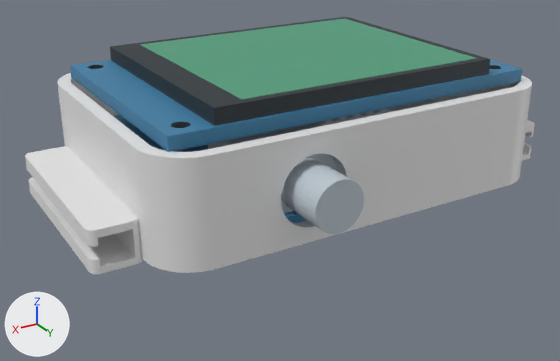
The Blender file esp32s3_watch_box_fit_check.blend as it was, and as the next commit left it.
Rendered twice from a 50 mm lens placed at (50.9, 81.4, 39.6), pointed at (6.8, 7.8, 2.9). Every picture has the same lights, and +X, +Y and +Z are marked at lower left. The older version comes first.

In view in the first picture: 'CASE — move orange cutters to relocate openings', 'Encoder PCB', 'Encoder metal body', 'Encoder shaft', 'LCD PCB — 1.60 mm', 'LCD active area — 32.634×27.972', 'LCD adhesive — 0.30 mm', 'LCD module — 37.43×30.07×1.56' and 3 more.
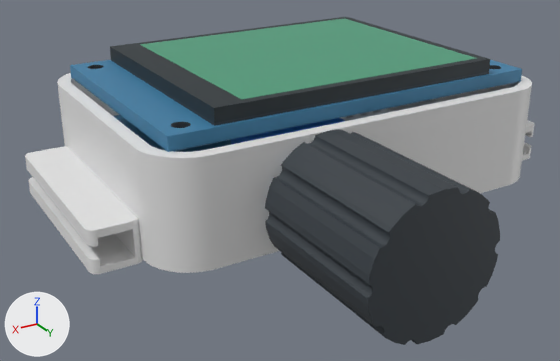
Changed parts and their boxes [x1, y1, x2, y2] in the pictures (560 x 361 px):
'Black grip cap — 15x17 VISUAL REFERENCE', added
    after: [265, 130, 500, 345]
'Encoder shaft', deleted (pale blue)
    before: [281, 157, 364, 234]
'Encoder metal body', deleted (mostly hidden)
    before: [208, 123, 338, 213]
'Encoder blue insulating body', added (blue)
    after: [231, 118, 345, 144]
'Encoder PCB', deleted (mostly hidden)
    before: [284, 211, 307, 223]

Diff of the bpy script that builds the scene:
```diff
--- a/esp32s3_watch_box_fit_check.blend.py
+++ b/esp32s3_watch_box_fit_check.blend.py
@@ mat_ref_bare_encoder_blue_plastic @@
+mat_ref_bare_encoder_blue_plastic = principled_material('REF bare encoder blue plastic')
+mat_ref_bare_encoder_blue_plastic.base_color = (0.025, 0.2, 0.7)  # blue #2c7cda
+mat_ref_bare_encoder_blue_plastic.roughness = 0.55
@@ me_цилиндр_021 @@
+me_цилиндр_021.from_pydata(...)  # 393 vertices, 200 faces; spans x -7.4..7.4, y -7.5..7.5, z -8.5..8.5
+me_цилиндр_021.materials.append(mat_ref_ic_and_plastic)  # dark grey #353c42
@@ me_куб_009_1 @@
+me_куб_009_1.from_pydata(...)  # a box spanning x -6.0..6.0, y -2.3..2.3, z -5.9..5.9
+me_куб_009_1.materials.append(mat_ref_bare_encoder_blue_plastic)  # blue #2c7cda
@@ ob_encoder_pcb @@
-ob_encoder_pcb = bpy.data.objects.new('Encoder PCB', me_куб_009)
-ob_encoder_pcb.parent = ob_encoder___board_15_17__height_assumed
-ob_encoder_pcb.location = (0.0, 0.0, 0.5)
@@ ob_encoder_metal_body @@
-ob_encoder_metal_body = bpy.data.objects.new('Encoder metal body', me_куб_010)
-ob_encoder_metal_body.parent = ob_encoder___board_15_17__height_assumed
-ob_encoder_metal_body.location = (0.0, 2.0, 4.5)
@@ ob_encoder_shaft @@
-ob_encoder_shaft = bpy.data.objects.new('Encoder shaft', me_цилиндр_012)
-ob_encoder_shaft.parent = ob_encoder___board_15_17__height_assumed
-ob_encoder_shaft.location = (0.0, 10.5, 4.0)
-ob_encoder_shaft.rotation_euler = (1.571, 0.0, 0.0)  # degrees (90, 0, 0)
@@ ob_black_grip_cap___15x17_visual_reference @@
+ob_black_grip_cap___15x17_visual_reference = bpy.data.objects.new('Black grip cap — 15x17 VISUAL REFERENCE', me_цилиндр_021)
+ob_black_grip_cap___15x17_visual_reference.parent = ob_encoder___bare_blue_push_encoder__no_pcb
+ob_black_grip_cap___15x17_visual_reference.location = (0.0, 18.3, 0.0)
+ob_black_grip_cap___15x17_visual_reference.rotation_euler = (1.571, 0.0, 0.0)  # degrees (90, 0, 0)
@@ ob_encoder___bare_blue_push_encoder__no_pcb @@
+ob_encoder___bare_blue_push_encoder__no_pcb = bpy.data.objects.new('ENCODER — bare blue push encoder, NO PCB', None)
+ob_encoder___bare_blue_push_encoder__no_pcb.location = (8.8, 10.9, 6.0)
@@ ob_encoder_blue_insulating_body @@
+ob_encoder_blue_insulating_body = bpy.data.objects.new('Encoder blue insulating body', me_куб_009_1)
+ob_encoder_blue_insulating_body.parent = ob_encoder___bare_blue_push_encoder__no_pcb
+ob_encoder_blue_insulating_body.location = (0.0, 2.3, 0.0)
```
